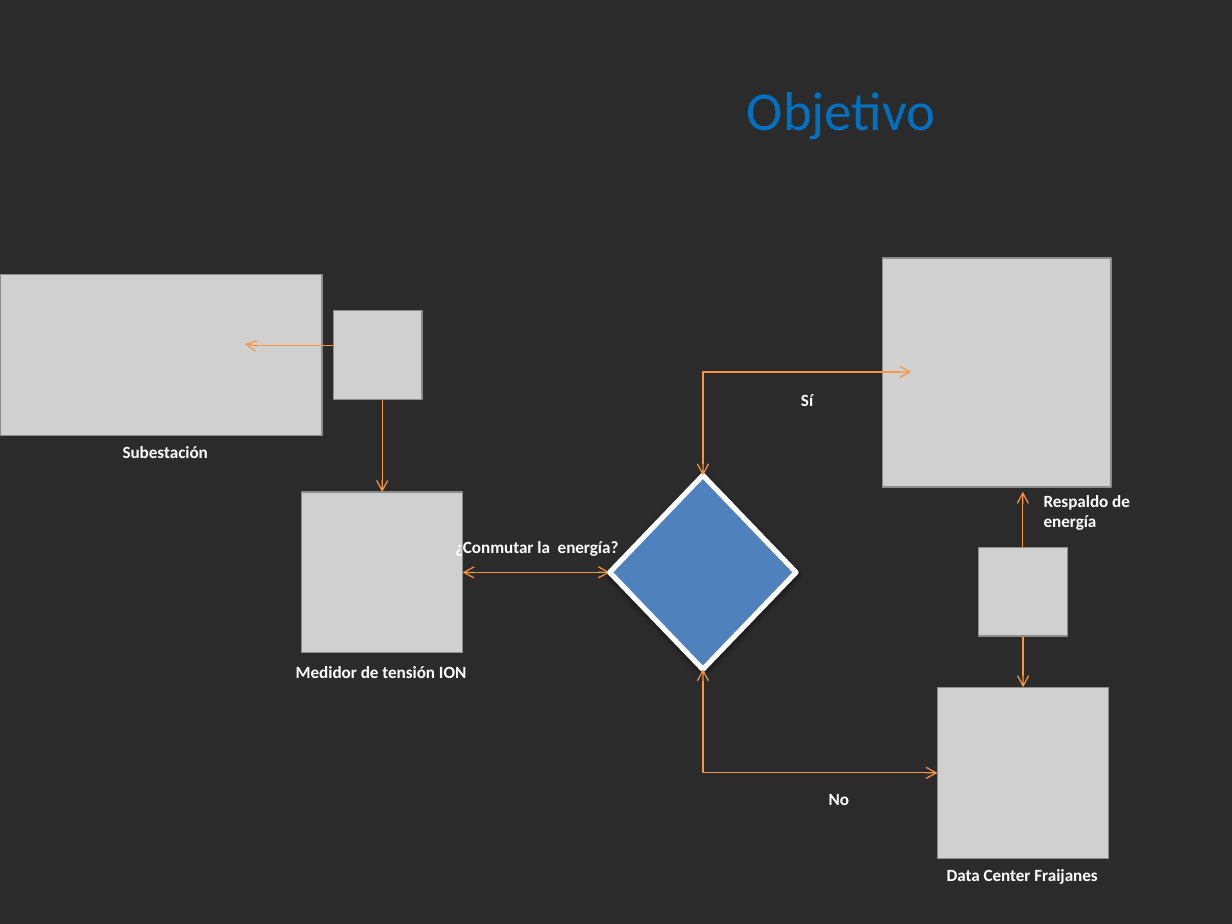
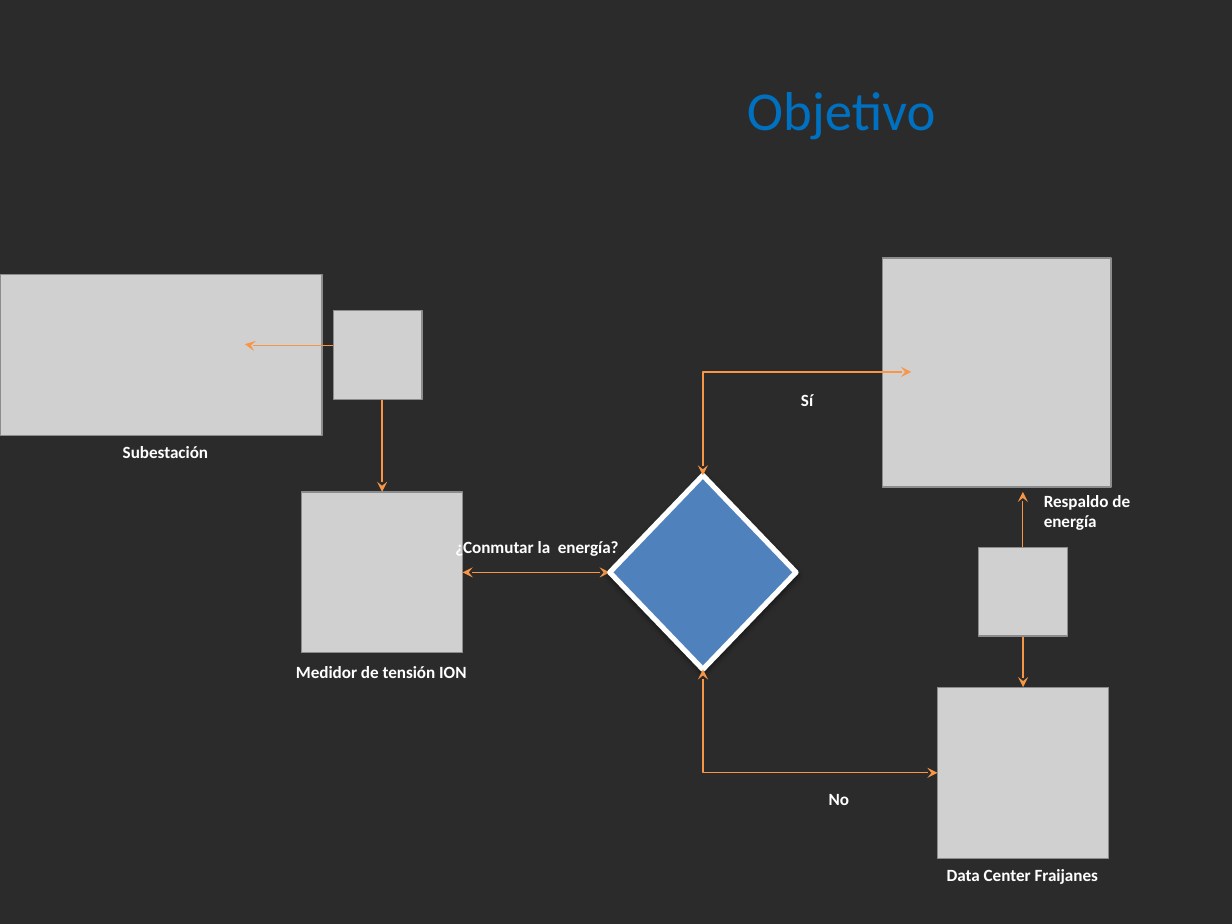
Before and after one commit to FEATURE-ENGINEERING-G3/PROYECTO, a slide deck: slide 3 of Proyecto_Final_Grupo3.pptx. Drawn at 1232x924 pixels with LibreOffice and Linux fonts; fonts in the diff are those of the drawing; grey boxes stand for pictures; background and template pictures are left out; a plain dark background stands for a picture behind light text. Boxes give left, top, right and bottom in pixels: in the first picture for what was removed or moved away, otherwise in the second. Text is boxed around its words. In the diff, an @@ line names an element or a change of style, - is before the commit and + after.

```diff
--- a/Proyecto_Final_Grupo3.pptx
+++ b/Proyecto_Final_Grupo3.pptx
@@ elbow double arrow (245, 344) - (382, 492): arrowheads changed @@
@@ elbow double arrow (703, 476) - (912, 372): arrowheads changed @@
@@ elbow double arrow (1023, 492) - (1023, 687): arrowheads changed @@
@@ elbow double arrow (463, 573) - (610, 573): arrowheads changed @@
@@ elbow double arrow (703, 669) - (938, 772): arrowheads changed @@
```
Also in this commit, not shown: 9 other slides changed, 1 other file.
